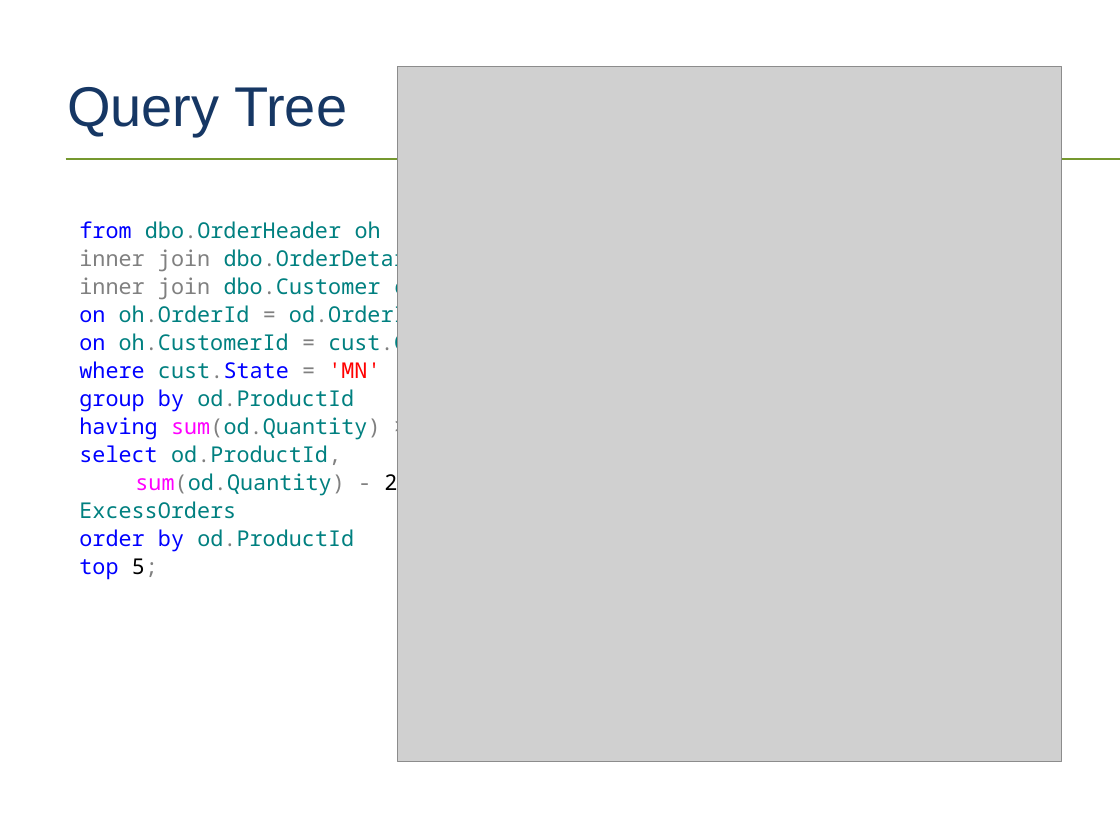
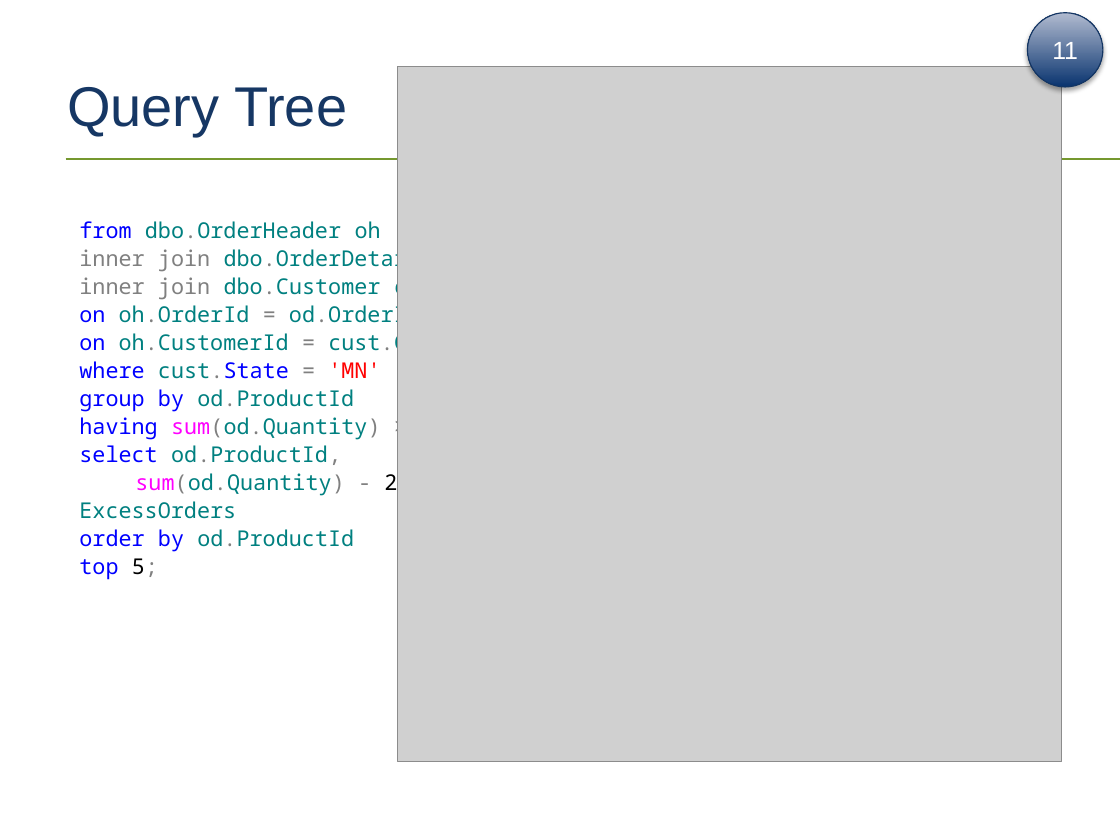
Before and after one commit to tf3604/OptimizerPresentation, a slide deck: slide 29 of Optimizer.pptx (slide 24 before the commit). Drawn at 1120x840 pixels with LibreOffice and Linux fonts; fonts in the diff are those of the drawing; grey boxes stand for pictures; background and template pictures are left out. Boxes give left, top, right and bottom in pixels: in the first picture for what was removed or moved away, otherwise in the second. Text is boxed around its words. In the diff, an @@ line names an element or a change of style, - is before the commit and + after.

```diff
--- a/Optimizer.pptx
+++ b/Optimizer.pptx
@@ ellipse added at bbox=[1027, 12, 1102, 86], fill gradient #0A3570 to #B2B9D1, outline #143564 0.75 pt, 16 pt, text #FFFFFF @@
+11
```
Also in this commit, not shown: 11 other slides changed.
